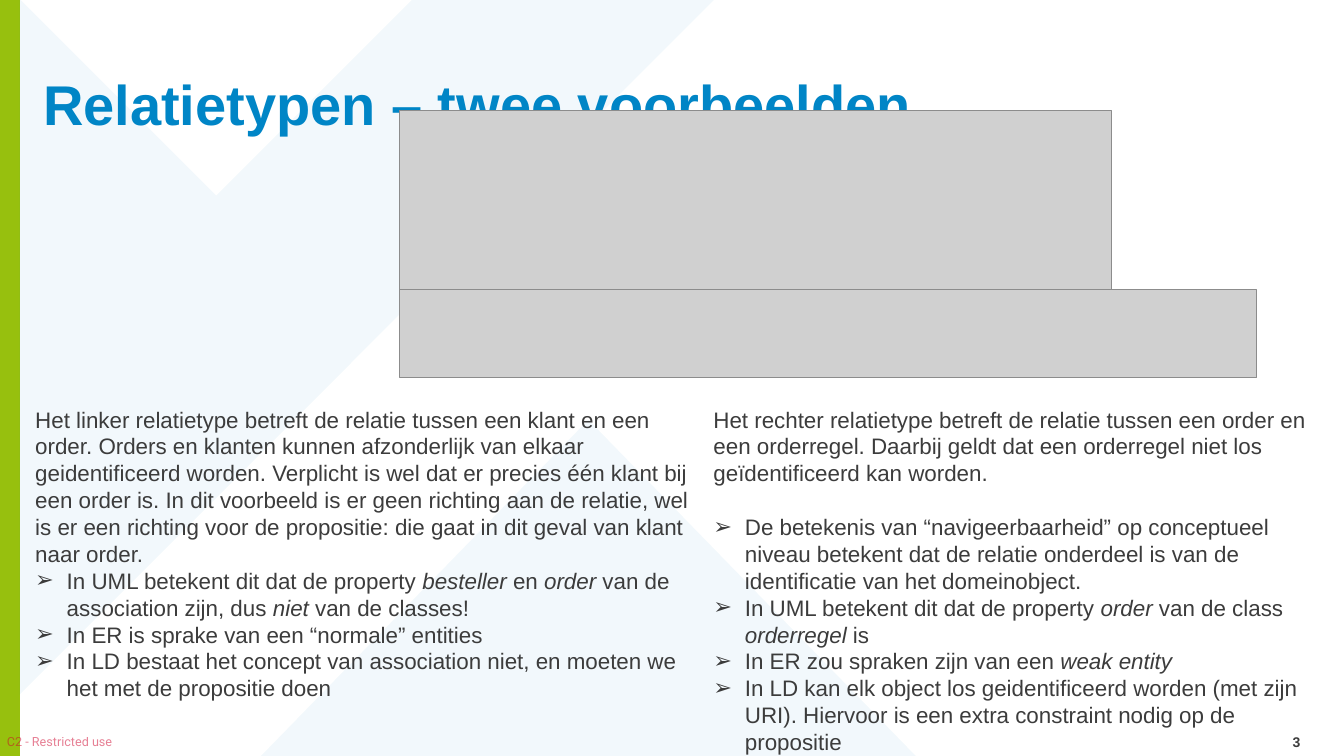
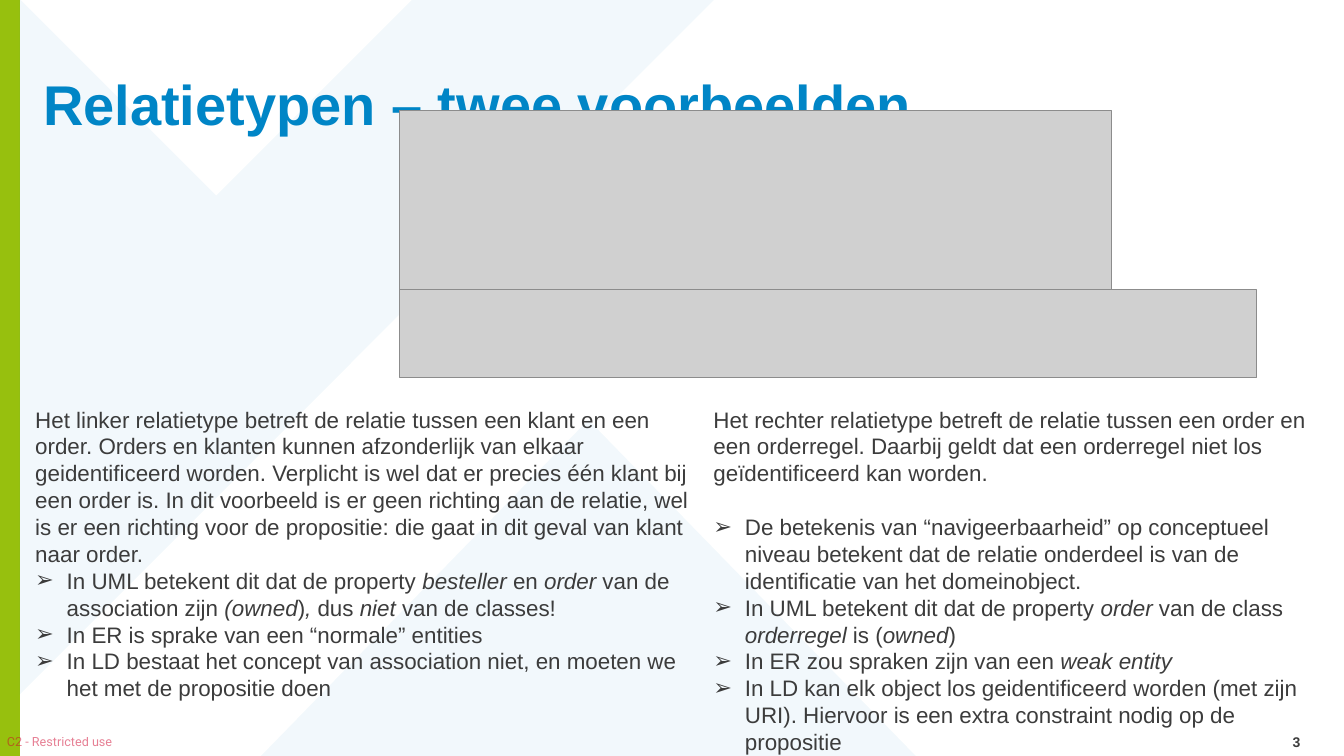
Before and after one commit to Geonovum/mim-metamodel, a slide deck: slide 3 of werkomgeving/presentaties/20251114-MIM relaties.pptx. Drawn at 1344x756 pixels with LibreOffice and Linux fonts; fonts in the diff are those of the drawing; grey boxes stand for pictures; background and template pictures are left out. Boxes give left, top, right and bottom in pixels: in the first picture for what was removed or moved away, otherwise in the second. Text is boxed around its words. In the diff, an @@ line names an element or a change of style, - is before the commit and + after.

```diff
--- a/werkomgeving/presentaties/20251114-MIM relaties.pptx
+++ b/werkomgeving/presentaties/20251114-MIM relaties.pptx
@@ text at bbox=[67, 572, 670, 621]: text changed @@
-➢ In UML betekent dit dat de property besteller en order van de association zijn, dus niet van de classes!
+➢ In UML betekent dit dat de property besteller en order van de association zijn (owned), dus niet van de classes!
@@ text at bbox=[745, 599, 1283, 648]: text changed @@
-➢ In UML betekent dit dat de property order van de class orderregel is
+➢ In UML betekent dit dat de property order van de class orderregel is (owned)
```
Also in this commit, not shown: 2 other slides changed.
